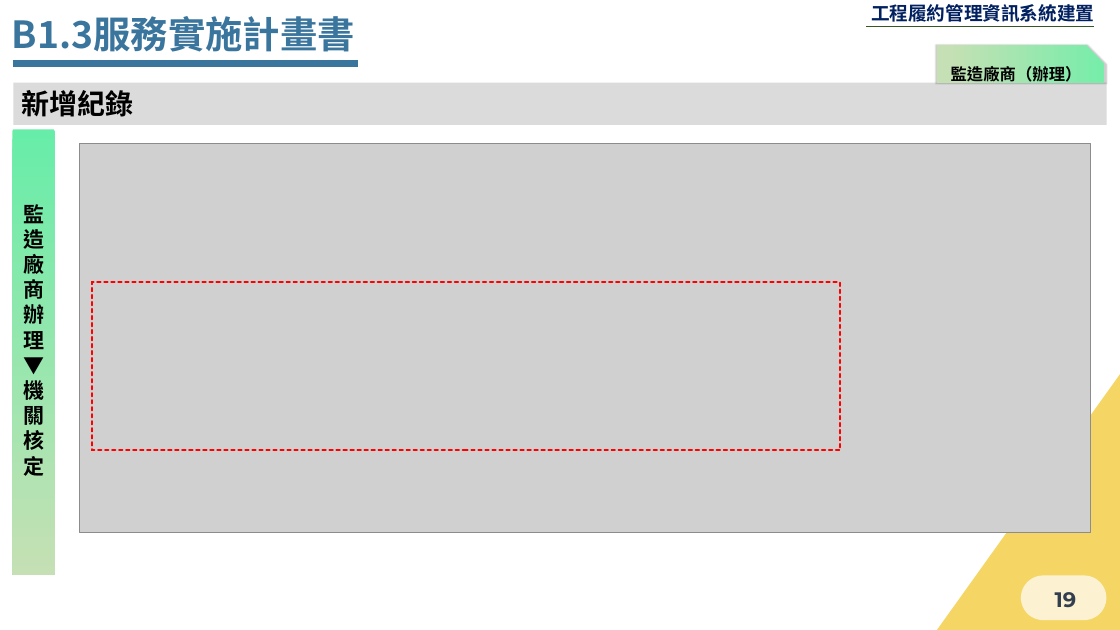
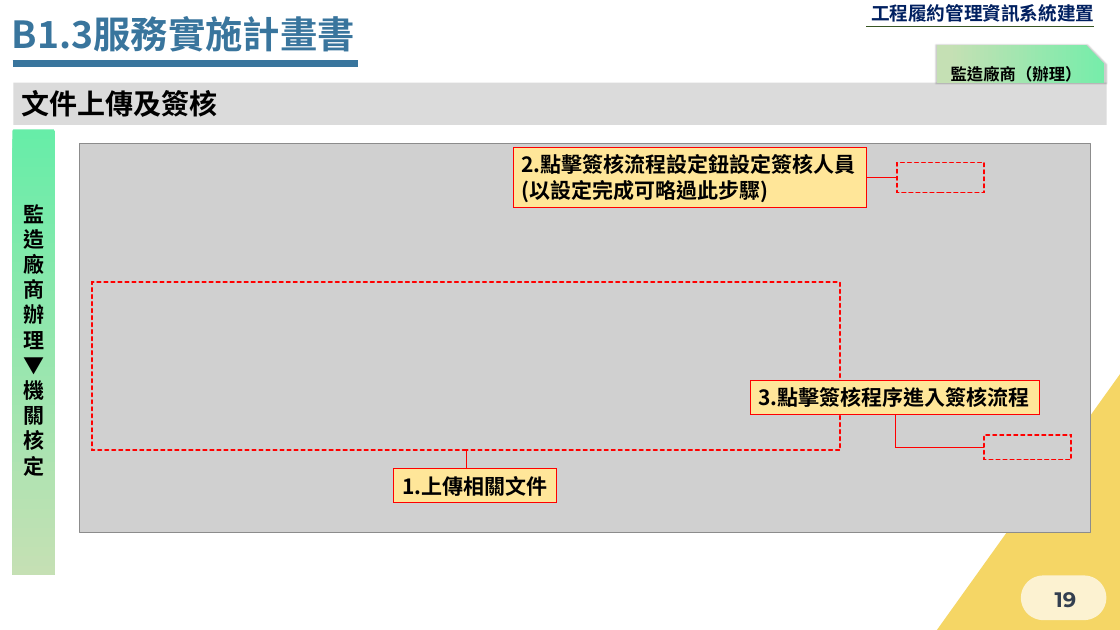
Before and after one commit to Menigo/SunriseDocument, a slide deck: slide 19 of 開工前.pptx. Drawn at 1120x630 pixels with LibreOffice and Linux fonts; fonts in the diff are those of the drawing; grey boxes stand for pictures; background and template pictures are left out. Boxes give left, top, right and bottom in pixels: in the first picture for what was removed or moved away, otherwise in the second. Text is boxed around its words. In the diff, an @@ line names an element or a change of style, - is before the commit and + after.

```diff
--- a/開工前.pptx
+++ b/開工前.pptx
@@ text in rectangle at bbox=[22, 90, 218, 117]: text changed @@
-新增紀錄
+文件上傳及簽核
@@ rectangle added at bbox=[513, 148, 866, 208], fill #FFE699, outline #FF0000 0.75 pt, 18 pt, text #000000, bold @@
+2.點擊簽核流程設定鈕設定簽核人員
+(以設定完成可略過此步驟)
@@ line added from (867, 177) to (897, 177), #FF0000 0.5 pt @@
@@ rectangle added at bbox=[897, 163, 985, 193], outline #FF0000 1.5 pt dashed @@
@@ rectangle added at bbox=[750, 381, 1040, 414], fill #FFE699, outline #FF0000 0.75 pt, 18 pt, text #000000, bold @@
+3.點擊簽核程序進入簽核流程
@@ elbow line added from (895, 414) to (985, 447), #FF0000 0.5 pt @@
@@ rectangle added at bbox=[985, 434, 1072, 460], outline #FF0000 1.5 pt dashed @@
@@ rectangle added at bbox=[394, 469, 556, 502], fill #FFE699, outline #FF0000 0.75 pt, 18 pt, text #000000, bold @@
+1.上傳相關文件
@@ line added from (466, 469) to (466, 450), #FF0000 0.5 pt @@
```
Also in this commit, not shown: 1 slide added, 1 other file.
